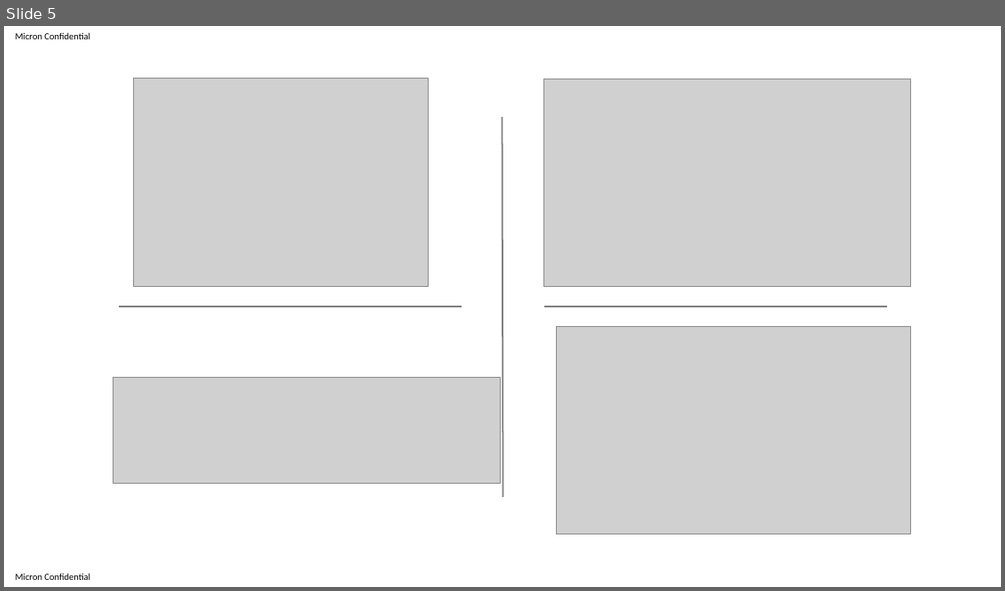
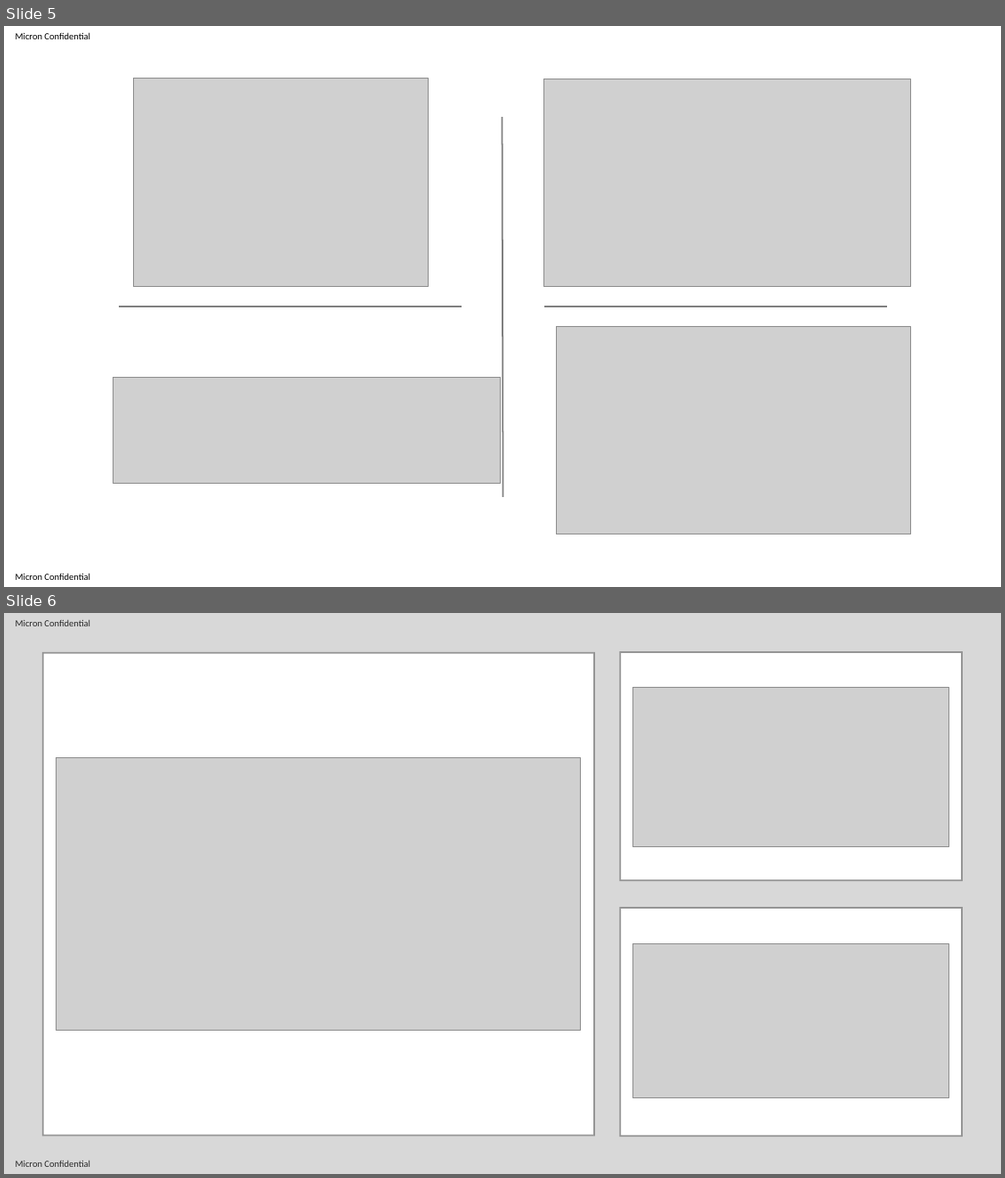
Before and after one commit to simasuiyuan/CS5228, a slide deck: ref/pic.pptx. Shown one above the other, each under a label of ours: slide 5 before the commit, slides 5 and 6 after it. The pictures are 1005x591 and 1005x1178 pixels, drawn with LibreOffice and Linux fonts; fonts in the diff are those of the drawing; grey boxes stand for pictures. Boxes give left, top, right and bottom in pixels: in the first picture for what was removed or moved away, otherwise in the second. Text is boxed around its words. In the diff, an @@ line names an element or a change of style, - is before the commit and + after.

```diff
--- a/ref/pic.pptx
+++ b/ref/pic.pptx
@@ slide 6 added at <box>4,613,1001,1174</box>, background #FFFFFF; not listed: 2 template elements that a slide beside it also shows @@
@@ rectangle added at <box>4,613,1001,1174</box>, fill #808080 at 30% opacity @@
@@ rectangle added at <box>43,653,594,1135</box>, fill #FFFFFF, outline #808080 1.5 pt @@
@@ rectangle added at <box>620,653,962,881</box>, fill #FFFFFF, outline #808080 1.5 pt @@
@@ picture added at <box>633,687,949,847</box> @@
@@ picture added at <box>57,758,581,1031</box> @@
@@ rectangle added at <box>620,908,962,1135</box>, fill #FFFFFF, outline #808080 1.5 pt @@
@@ picture added at <box>633,943,949,1098</box> @@
```
Also in this commit, not shown: 7 other slides added, 7 other files.
